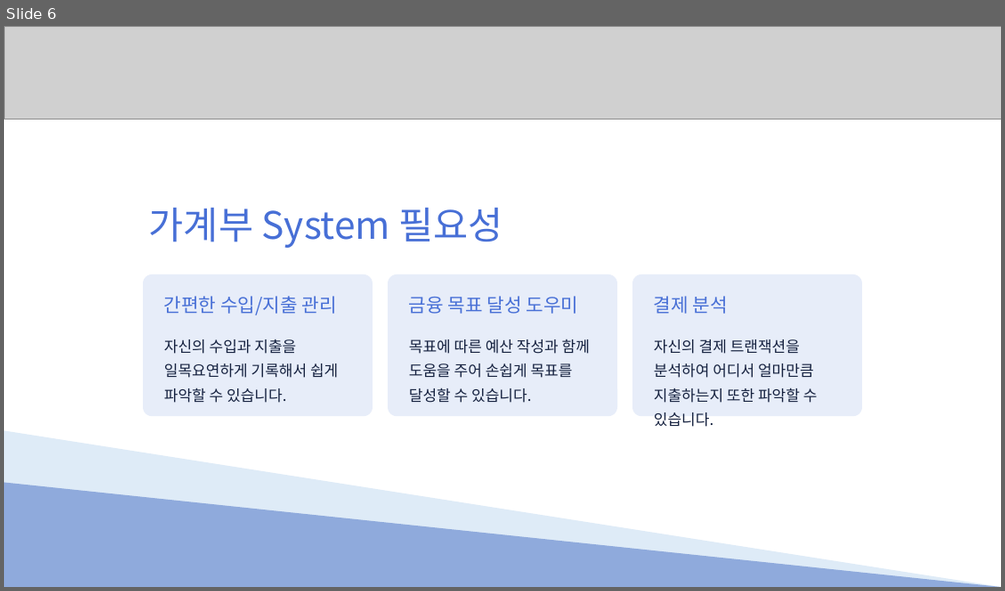
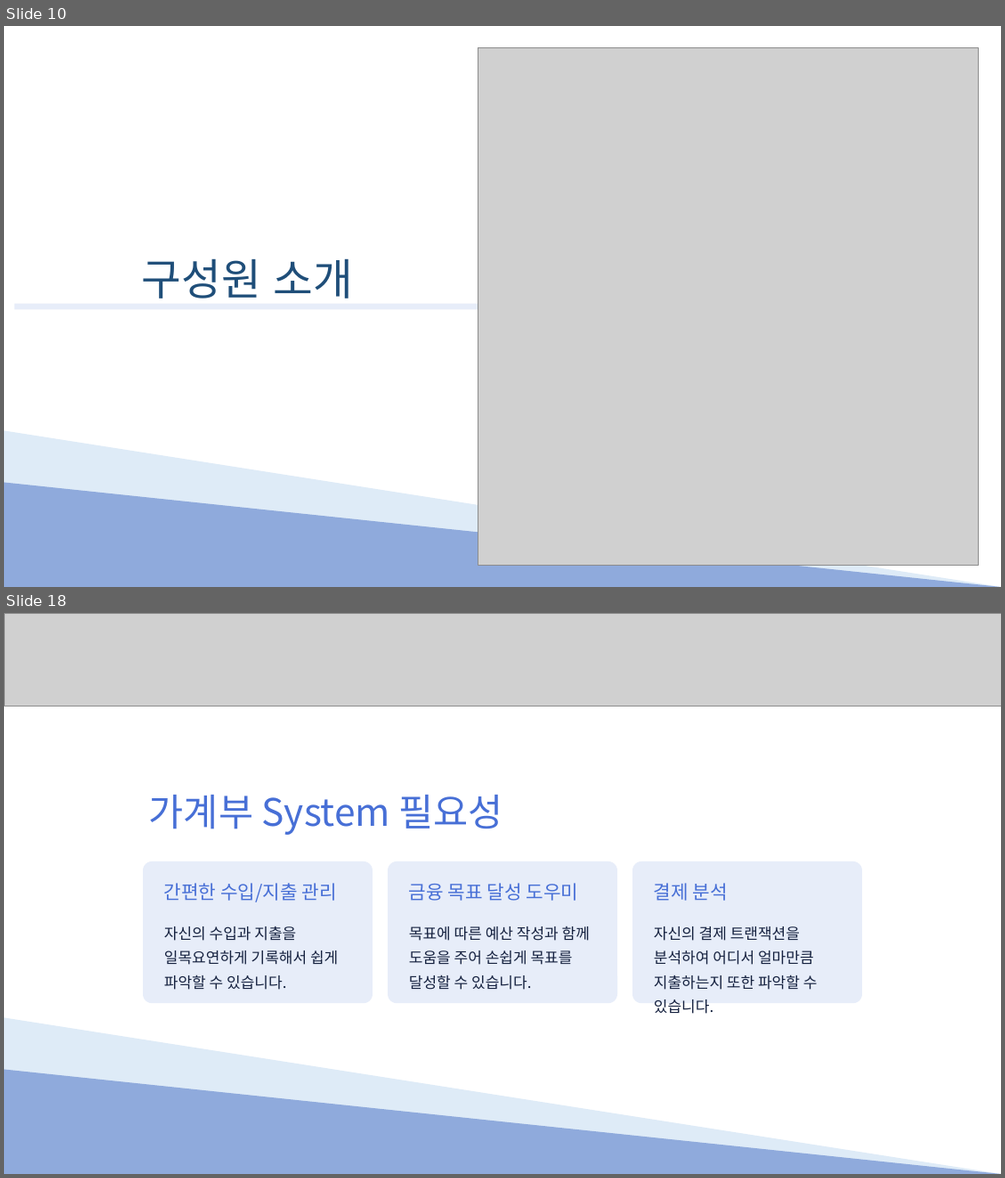
Before and after one commit to Hyno2/C-project, a slide deck: PPT/System.pptx. Shown one above the other, each under a label of ours: slide 6 before the commit, slides 10 and 18 after it; the slides between them are not shown. The pictures are 1005x591 and 1005x1178 pixels, drawn with LibreOffice and Linux fonts; fonts in the diff are those of the drawing; grey boxes stand for pictures. Boxes give left, top, right and bottom in pixels: in the first picture for what was removed or moved away, otherwise in the second. Text is boxed around its words. In the diff, an @@ line names an element or a change of style, - is before the commit and + after.

```diff
--- a/PPT/System.pptx
+++ b/PPT/System.pptx
@@ slide 10 added at (4, 26, 1001, 587), background #FFFFFF @@
@@ picture added at (478, 47, 979, 565) @@
@@ text added at (142, 258, 353, 298), 50 pt, text #1F4E79 @@
+구성원 소개
@@ rectangle added at (15, 304, 477, 309), fill #E7EDF9 @@
@@ right triangle added at (4, 430, 1001, 587), fill #DEEBF7 @@
@@ right triangle added at (4, 482, 1001, 587), fill #8FAADC @@
@@ what was slide 6 is now slide 18 @@
```
Also in this commit, not shown: 3 slides changed, 15 other slides added, 4 slides removed.
